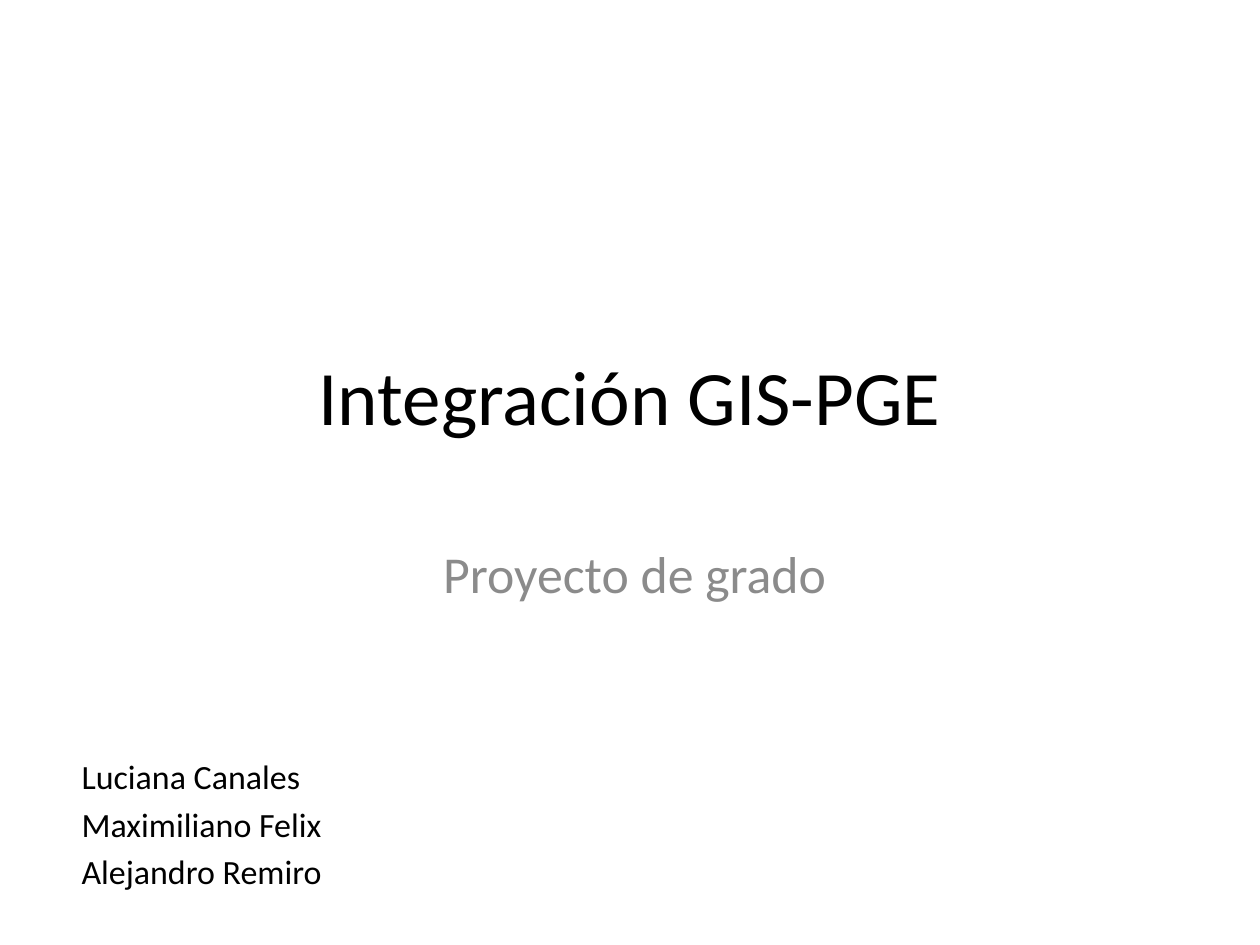
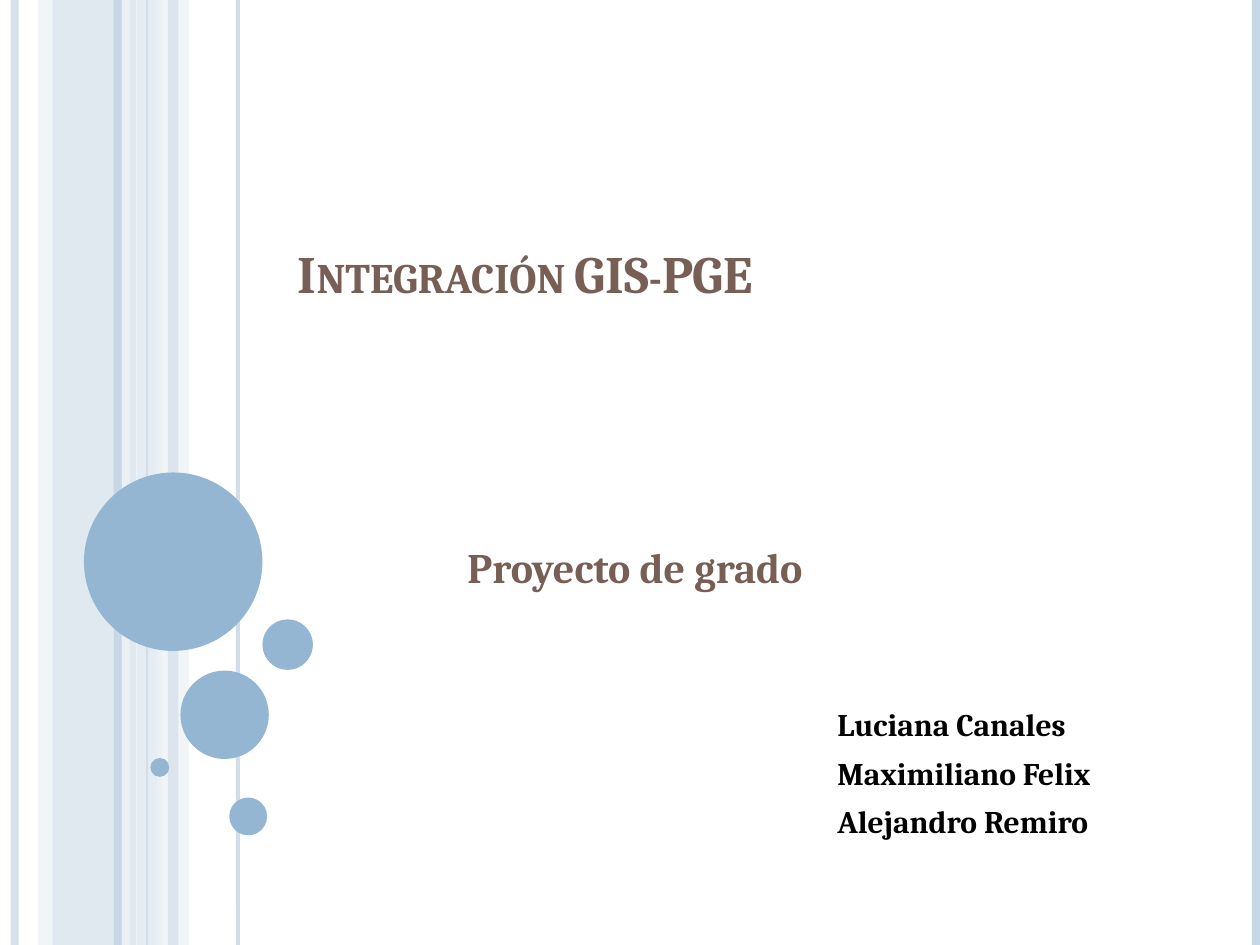
Before and after one commit to lcpaso1/integracion-gis-pge, a slide deck: slide 1 of Presentacion.pptx. Drawn at 1260x945 pixels with LibreOffice and Linux fonts; fonts in the diff are those of the drawing. Boxes give left, top, right and bottom in pixels: in the first picture for what was removed or moved away, otherwise in the second. Text is boxed around its words. In the diff, an @@ line names an element or a change of style, - is before the commit and + after.

```diff
--- a/Presentacion.pptx
+++ b/Presentacion.pptx
@@ line added from (15, 0) to (15, 945), #C8D7E5 4.5 pt @@
@@ rectangle added at [38, 0, 52, 945], fill #DCE5EE at 36% opacity @@
@@ rectangle added at [53, 0, 137, 945], fill #C8D7E5 at 54% opacity @@
@@ line added from (117, 0) to (117, 945), #C8D7E5 4.5 pt @@
@@ line added from (126, 0) to (126, 945), #EEF3F7 4.5 pt @@
@@ rectangle added at [136, 0, 161, 945], fill #DCE5EE at 70% opacity @@
@@ line added from (147, 0) to (147, 945), #C8D7E5 0.75 pt @@
@@ rectangle added at [158, 0, 189, 945], fill #EEF3F7 at 71% opacity @@
@@ rectangle added at [168, 0, 178, 945], fill #C8D7E5 at 51% opacity @@
@@ line added from (238, 0) to (238, 945), #C8D7E5 2.25 pt @@
@@ line added from (1256, 0) to (1256, 945), #C8D7E5 4.5 pt @@
@@ title "Integración GIS-PGE": place and size @@
-title "Integración GIS-PGE" at [319, 372, 940, 439]
+title "Integración GIS-PGE" at [575, 257, 753, 294]
@@ title "Integración GIS-PGE" at [575, 257, 753, 294]: size 44 to 30 pt, font Calibri to Cambria, text colour #000000 to #775F55, bold on, small capitals on; alignment centre to left; vertical alignment middle to bottom @@
@@ ellipse added at [84, 472, 263, 651], fill #94B6D2 @@
@@ subtitle "Proyecto de grado" at [467, 554, 1090, 840]: size 29.6 to 24 pt, text colour #8C8C8C to #775F55 in "Proyecto de grado"; font Calibri to Cambria, bold on; size 19.4 to 18 pt in "Luciana Canales", "Maximiliano Felix", "Alejandro Remiro"; more space between paragraphs @@
@@ ellipse added at [262, 620, 312, 670], fill #94B6D2 @@
@@ ellipse added at [180, 670, 268, 759], fill #94B6D2 @@
@@ ellipse added at [150, 759, 169, 777], fill #94B6D2 @@
@@ ellipse added at [229, 798, 267, 835], fill #94B6D2 @@
```
Also in this commit, not shown: 7 slides added, 5 slides removed.
